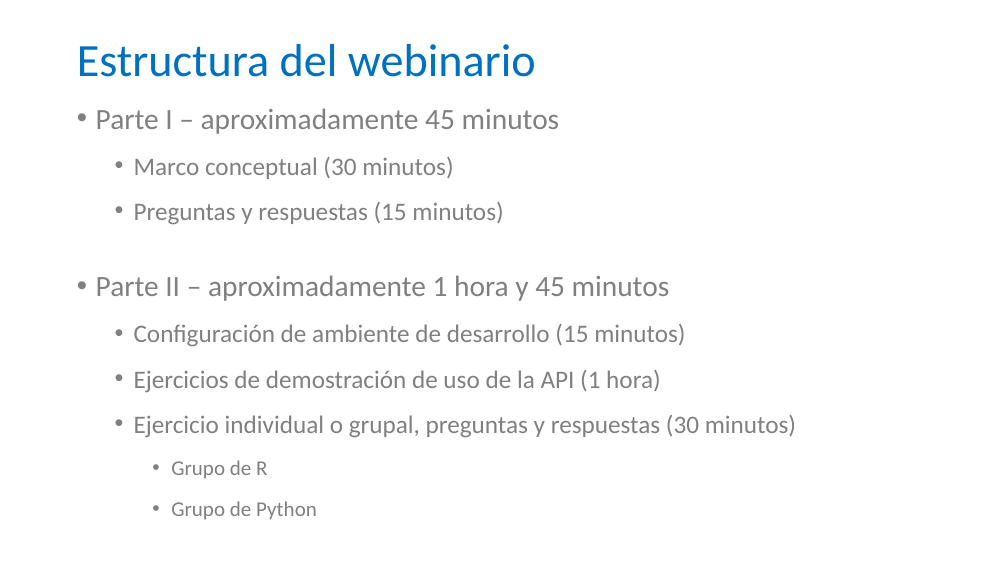
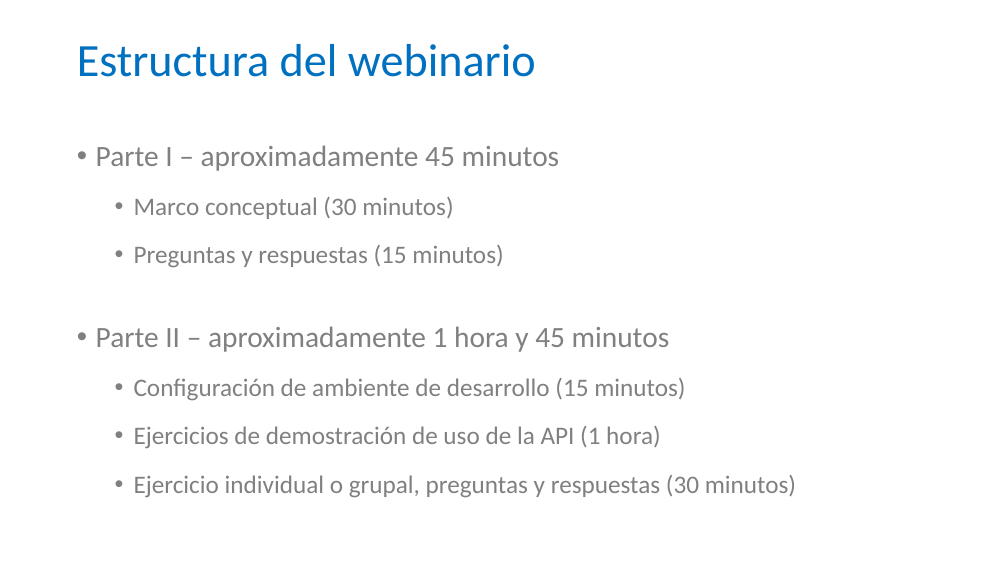
Before and after one commit to CRC-SAS/web-services-r, a slide deck: slide 2 of workshop/Presentacion-2020-10-30.pptx. Drawn at 1008x567 pixels with LibreOffice and Linux fonts; fonts in the diff are those of the drawing; background and template pictures are left out. Boxes give left, top, right and bottom in pixels: in the first picture for what was removed or moved away, otherwise in the second. Text is boxed around its words. In the diff, an @@ line names an element or a change of style, - is before the commit and + after.

Commit message:
Subida luego del webinario

```diff
--- a/workshop/Presentacion-2020-10-30.pptx
+++ b/workshop/Presentacion-2020-10-30.pptx
@@ text "Parte I – aproximadamente 45 ...": place and size @@
-text "Parte I – aproximadamente 45 ..." at (96,108,796,520)
+text "Parte I – aproximadamente 45 ..." at (96,145,796,497)
@@ text "Parte I – aproximadamente 45 ..." at (96,145,796,497): line spacing 0.8 to 0.9 @@
@@ text at (171,460,317,520): paragraphs removed @@
-    • Grupo de R
-    • Grupo de Python
```
Also in this commit, not shown: 6 other files.
